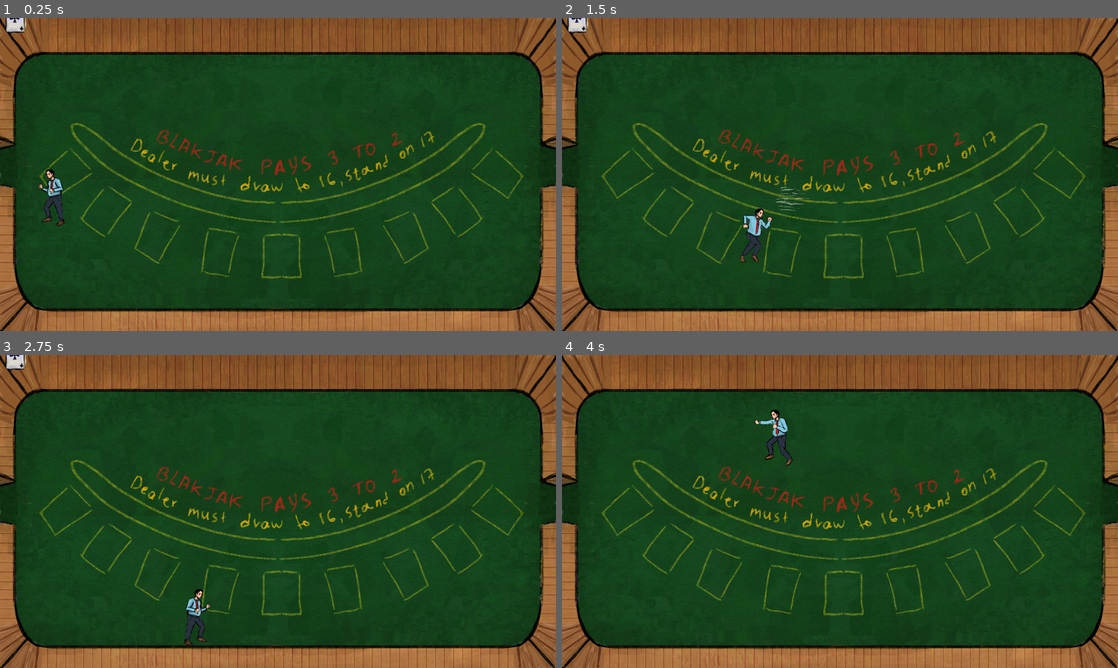
Above: before the commit, frames 1-4 (two rows, left to right).
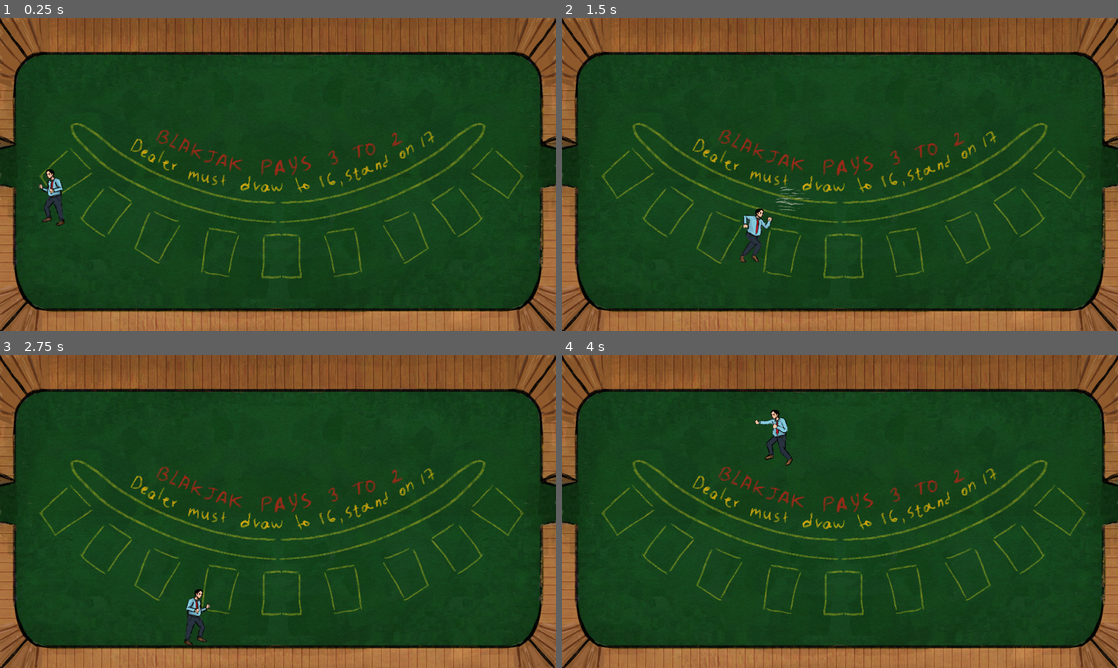
Above: after the commit, the same moments.

Repository: Rionit/GDS-Jam-2025
Game: Godot game, scene res://scenes/PokerRoom.tscn
Same seed, same stepped clock (60 frames per second), same inputs: the game is played once before the commit and once after it. This scene is started directly instead of the project's main scene. The engine's default icon, where the game draws it, is replaced by a stand-in: a white triangle on a blue panel in a dark square.
Inputs (mouse positions are in pixels of both pictures, inside the frame that each line leads up to):
- Up to frame 1 (0.25 s): no input
- Up to frame 2 (1.5 s): tap Enter at 0.5 s; move the mouse to (962, 158) at 0.52 s; press the mouse at (962, 158) at 0.53 s; hold D (right) 0.53-1.28 s; move the mouse to (728, 190) at 1.27 s; release the mouse at (728, 190) at 1.28 s; hold S (down) from 1.28 s (still down); tap Shift (dash) at 1.35 s
- Up to frame 3 (2.75 s): move the mouse to (333, 442) at 2.02 s; release S (down) at 2.03 s; press the mouse at (333, 442) at 2.03 s; hold D (right) from 2.03 s (still down)
- Up to frame 4 (4 s): move the mouse to (812, 574) at 2.77 s; release D (right) at 2.78 s; release the mouse at (812, 574) at 2.78 s; hold W (up) 2.78-3.53 s; tap Shift (dash) at 2.85 s; move the mouse to (1006, 558) at 3.52 s; press the mouse at (1006, 558) at 3.53 s; hold A (left) from 3.53 s (still down)

The runs differ from the first frame. In frame 1, 0.2% of the frame differs, in the area x 1-5%, y 0-5%; in frame 2, 0.2%; in frame 3, 0.2%; in frame 4, nothing differs.

Commit message:
added card sounds

Diff:
--- a/scenes/PokerRoom.tscn
+++ b/scenes/PokerRoom.tscn
@@ -1,7 +1,6 @@
-[gd_scene load_steps=5 format=3 uid="uid://bxvxx4ayrkyom"]
+[gd_scene load_steps=4 format=3 uid="uid://bxvxx4ayrkyom"]
 
 [ext_resource type="Texture2D" uid="uid://5kj6yabmpoqi" path="res://sprites/levels/lvl_cards.png" id="1_5tu34"]
-[ext_resource type="PackedScene" uid="uid://b17pvawgu8eef" path="res://scenes/CardEnemy.tscn" id="2_xne5l"]
 
 [sub_resource type="RectangleShape2D" id="RectangleShape2D_xne5l"]
 size = Vector2(200, 1463)
@@ -33,5 +32,3 @@
 [node name="CollisionShape2D4" type="CollisionShape2D" parent="Walls"]
 position = Vector2(958.5, 1102)
 shape = SubResource("RectangleShape2D_5cub1")
-
-[node name="CardEnemy" parent="." instance=ExtResource("2_xne5l")]
--- a/scripts/CardEnemy.gd
+++ b/scripts/CardEnemy.gd
@@ -25,6 +25,7 @@
 	move_and_slide()
 
 func throw():
+	AudioManager.play_sfx(load ("res://sound/enemies/cards/flying-fast.wav"), -15.0)
 	$Hitbox.collision_mask = 2
 	animation_player.play("rotate")
 	var dir_to_player = (Player.global_position - global_position).normalized()
@@ -33,11 +34,13 @@
 	is_cooling_down = false
 
 func _on_hitbox_body_entered(body: Node2D) -> void:
+	AudioManager.play_sfx(load("res://sound/enemies/cards/hit_wall.wav"), -15.0)
 	print("BODY ENTERED")
 	velocity = Vector2.ZERO
 	animation_player.pause()
 
 func take_damage(damage : int, hitterPosition : Vector2):
+	AudioManager.play_sfx(load("res://sound/enemies/cards/get_hit.wav"), -10.0)
 	health -= damage
 	if health <= 0:
 		die()
@@ -46,6 +49,7 @@
 		damage_anim_player.play("DamageAnimation")
 
 func die():
+	AudioManager.play_sfx(load("res://sound/enemies/cards/death.wav"), -10.0)
 	isDying = true
 	on_death.emit(self)
 	$Hitbox.collision_mask = 0
Not shown, added: sound/enemies/cards/death.wav.import
Not shown, added: sound/enemies/cards/flying-fast.wav.import
Not shown, added: sound/enemies/cards/get_hit.wav.import
Not shown, added: sound/enemies/cards/death.wav
Not shown, added: sound/enemies/cards/flying-fast.wav
Not shown, added: sound/enemies/cards/get_hit.wav
